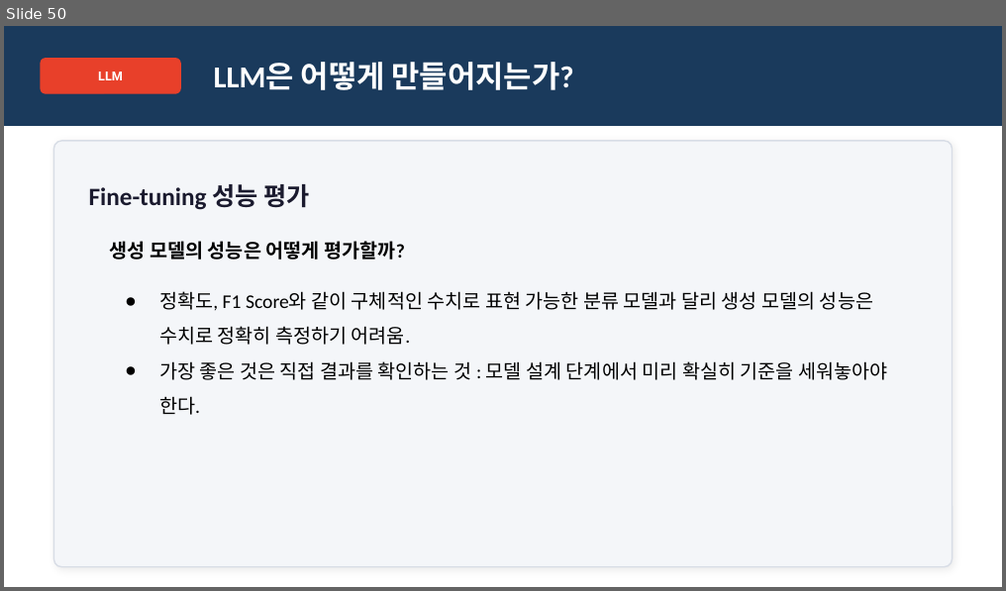
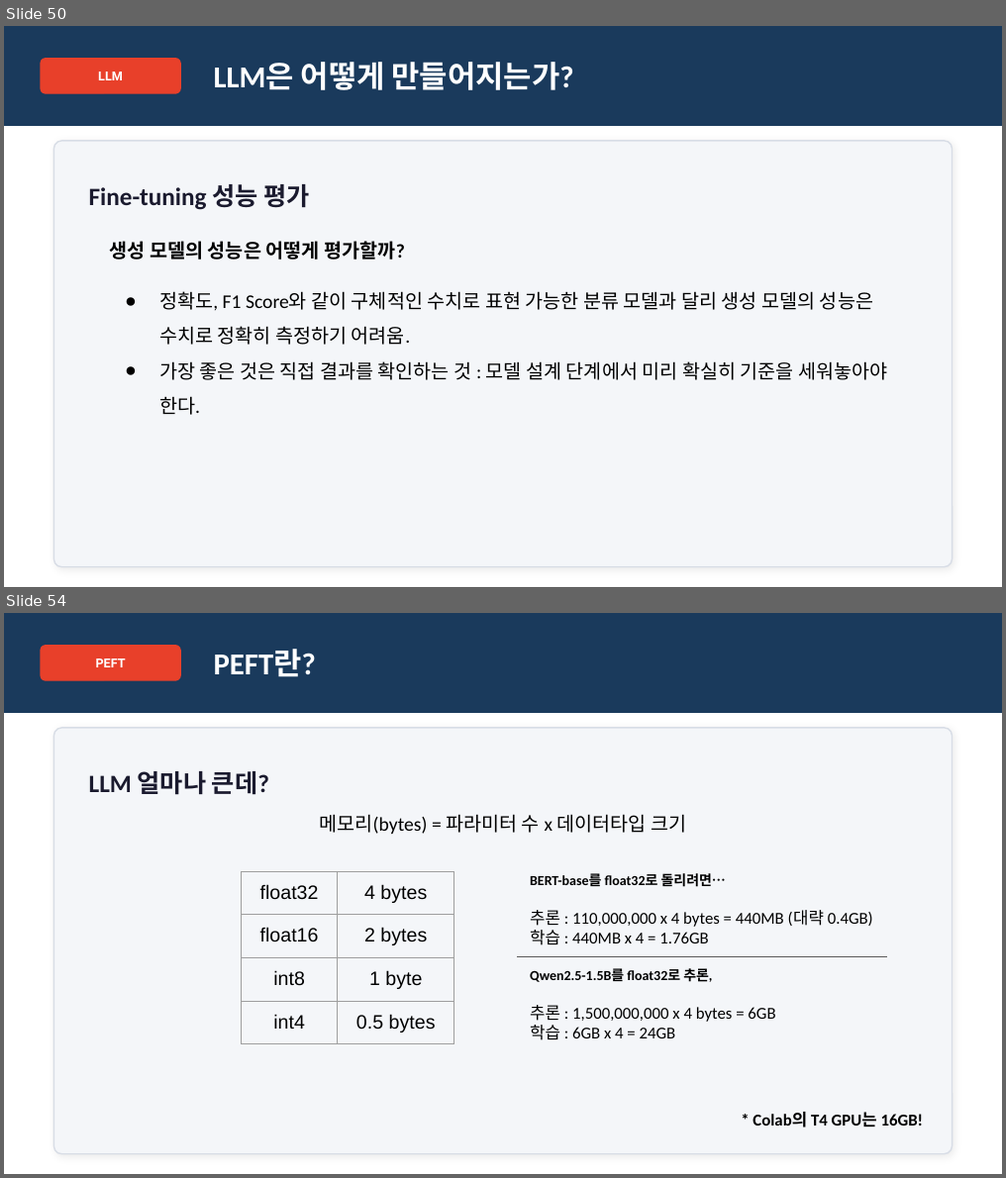
Before and after one commit to amyhong0/nvidia_ai_agent_engineer_course, a slide deck: LLM-fine-tuning-1.pptx. Shown one above the other, each under a label of ours: slide 50 before the commit, slides 50 and 54 after it; the slides between them are not shown. The pictures are 1006x591 and 1006x1178 pixels, drawn with LibreOffice and Linux fonts; fonts in the diff are those of the drawing. Boxes give left, top, right and bottom in pixels: in the first picture for what was removed or moved away, otherwise in the second. Text is boxed around its words. In the diff, an @@ line names an element or a change of style, - is before the commit and + after.

```diff
--- a/LLM-fine-tuning-1.pptx
+++ b/LLM-fine-tuning-1.pptx
@@ slide 54 added at (4, 613, 1002, 1174), background #FFFFFF @@
@@ rectangle added at (4, 613, 1002, 713), fill #1A3A5C, outline #1A3A5C 1 pt @@
@@ rounded rectangle added at (41, 645, 180, 680), fill #E8402A, outline #E8402A 1 pt @@
@@ text added at (96, 659, 126, 667), 9 pt, text #FFFFFF, bold @@
+PEFT
@@ text added at (214, 649, 316, 677), 22 pt, text #FFFFFF, bold @@
+PEFT란?
@@ rounded rectangle added at (54, 728, 952, 1154), fill #F4F6F9, outline #D8DDE6 1 pt @@
@@ text added at (89, 771, 269, 795), 18 pt, text #1A1A2E, bold @@
+LLM 얼마나 큰데?
@@ text added at (319, 814, 686, 834), 14 pt, text #000000 @@
+메모리(bytes) = 파라미터 수 x 데이터타입 크기
@@ table added at (242, 871, 455, 1174), 4 rows, 2 columns @@
+float32 | 4 bytes
+float16 | 2 bytes
+int8 | 1 byte
+int4 | 0.5 bytes
@@ text added at (530, 873, 726, 887), 10 pt, text #000000, bold @@
+BERT-base를 float32로 돌리려면…
@@ text added at (530, 910, 873, 946), 12 pt, text #000000 @@
+추론 : 110,000,000 x 4 bytes = 440MB (대략 0.4GB)
+학습 : 440MB x 4 = 1.76GB
@@ line added from (887, 958) to (517, 958), #595959 0.75 pt @@
@@ text added at (530, 968, 712, 982), 10 pt, text #000000, bold @@
+Qwen2.5-1.5B를 float32로 추론,
@@ text added at (530, 1005, 775, 1041), 12 pt, text #000000 @@
+추론 : 1,500,000,000 x 4 bytes = 6GB
+학습 : 6GB x 4 = 24GB
@@ text added at (752, 1113, 924, 1128), 12 pt, text #000000, bold @@
+* Colab의 T4 GPU는 16GB!
```
Also in this commit, not shown: 11 other slides added, 4 other files.
